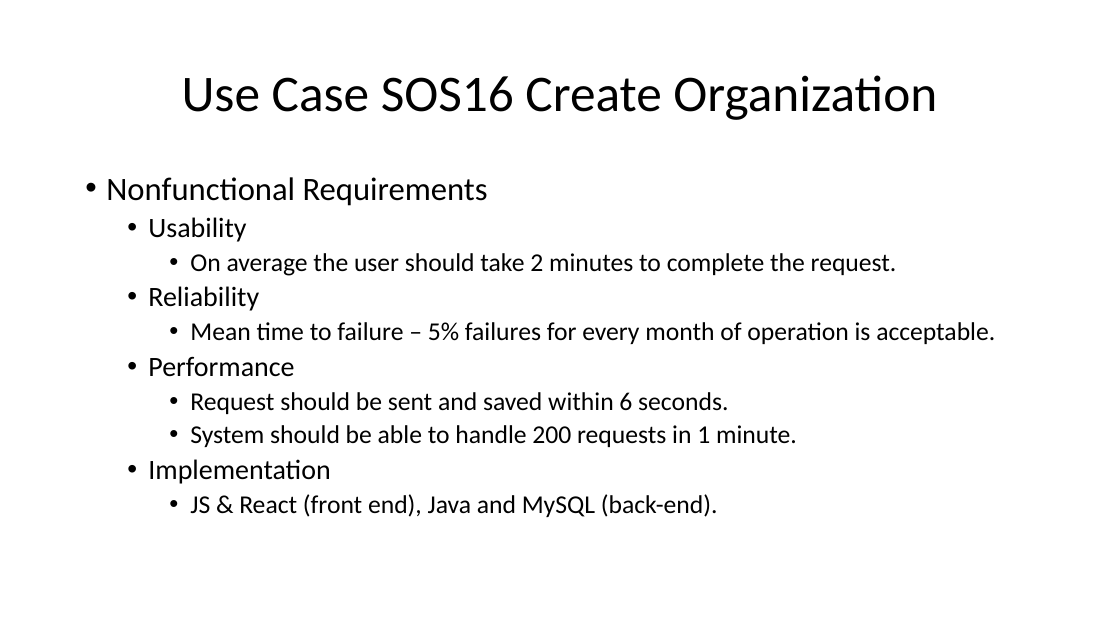
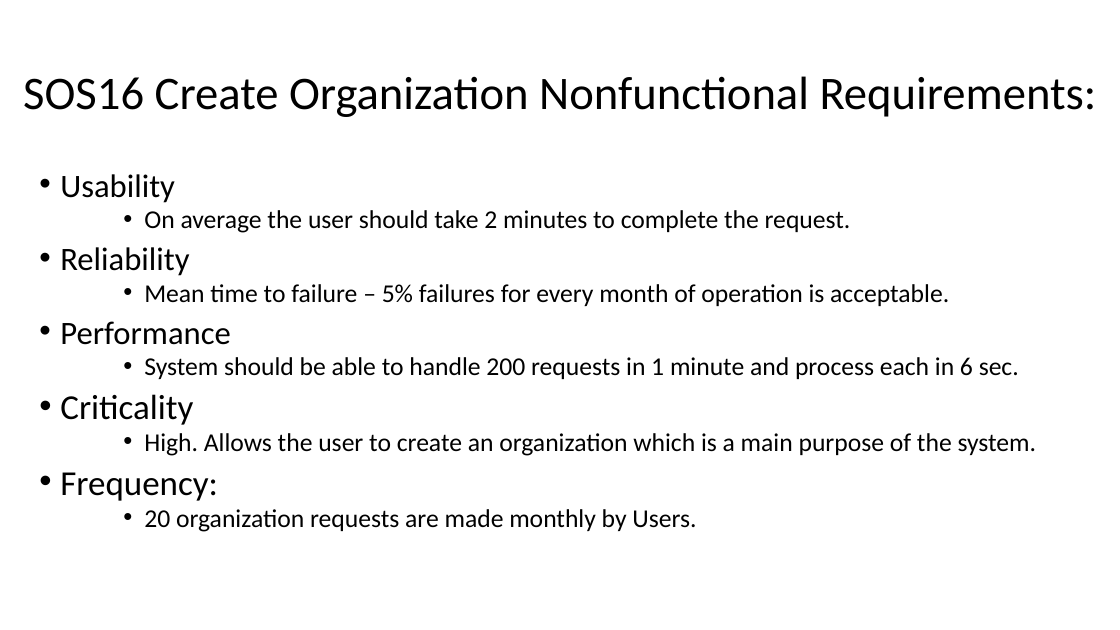
Before and after one commit to arocho032/CEN4010-Team-5, a slide deck: slide 6 of specifications/deliv1/SOS Deliverable 1 Presentation.pptx. Drawn at 1120x630 pixels with LibreOffice and Linux fonts; fonts in the diff are those of the drawing. Boxes give left, top, right and bottom in pixels: in the first picture for what was removed or moved away, otherwise in the second. Text is boxed around its words. In the diff, an @@ line names an element or a change of style, - is before the commit and + after.

```diff
--- a/specifications/deliv1/SOS Deliverable 1 Presentation.pptx
+++ b/specifications/deliv1/SOS Deliverable 1 Presentation.pptx
@@ title at [23,76,1097,117]: text changed; size 44 to 40 pt @@
-Use Case SOS16 Create Organization
+SOS16 Create Organization Nonfunctional Requirements:
@@ text "Usability": place and size @@
-text "Usability" at [106,177,995,517]
+text "Usability" at [60,174,1037,532]
@@ text at [60,174,949,345]: size 24 to 28 pt in "Usability", "Reliability", "Performance"; list level 2 to 1 in "Usability"; line spacing 0.9 to 0.8; list level 2 to 1 in "Reliability"; list level 2 to 1 in "Performance" @@
@@ text at [106,177,488,206]: paragraph removed @@
-• Nonfunctional Requirements
@@ text at [60,357,1037,532]: text changed @@
-    • Request should be sent and saved within 6 seconds.
-    • System should be able to handle 200 requests in 1 minute.
-  • Implementation
-    • JS & React (front end), Java and MySQL (back-end).
+    • System should be able to handle 200 requests in 1 minute and process each in 6 sec.
+• Criticality
+    • High. Allows the user to create an organization which is a main purpose of the system.
+• Frequency:
+    • 20 organization requests are made monthly by Users.
```
Also in this commit, not shown: 3 other slides changed, 1 slide added, 1 slide removed, 1 other file.
